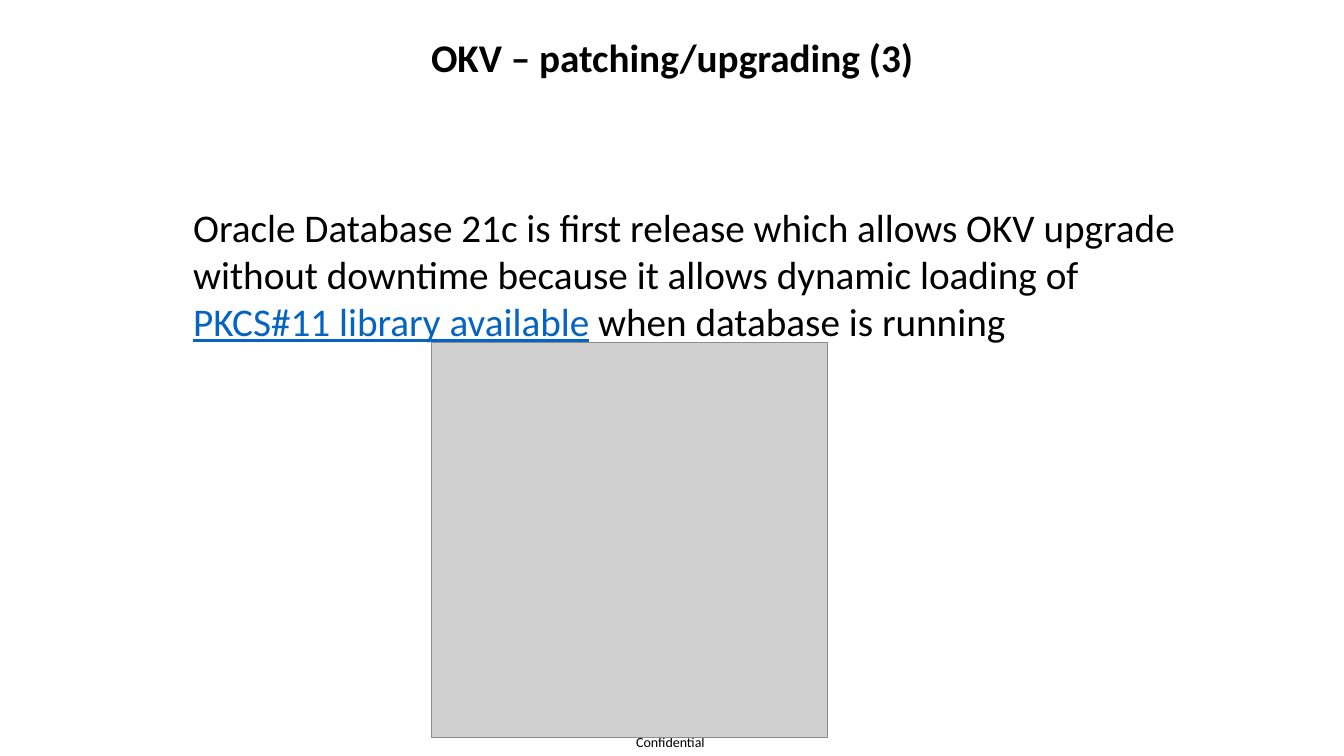
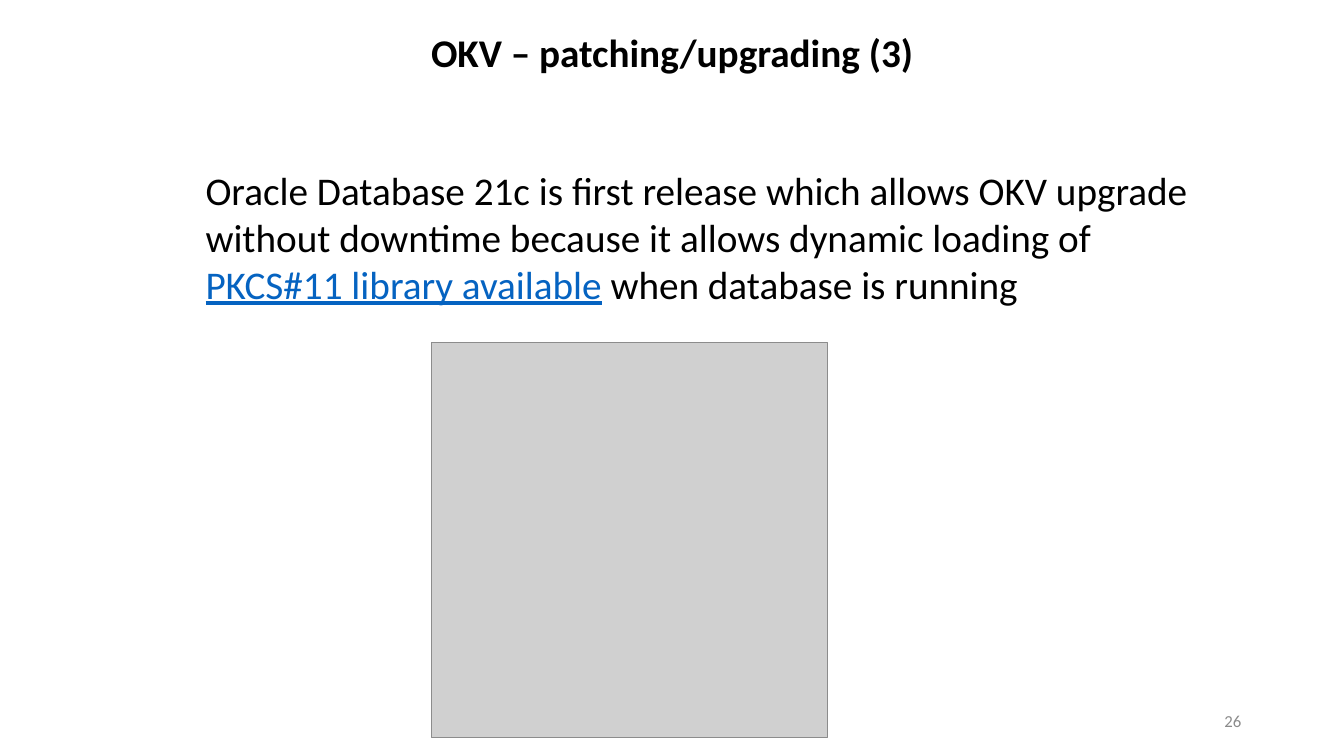
Before and after one commit to zizu1985/DOAG_OKV_EXACC, a slide deck: slide 26 of Oracle_Key_Vault_Overview.pptx. Drawn at 1344x756 pixels with LibreOffice and Linux fonts; fonts in the diff are those of the drawing; grey boxes stand for pictures; background and template pictures are left out. Boxes give left, top, right and bottom in pixels: in the first picture for what was removed or moved away, otherwise in the second. Text is boxed around its words. In the diff, an @@ line names an element or a change of style, - is before the commit and + after.

```diff
--- a/Oracle_Key_Vault_Overview.pptx
+++ b/Oracle_Key_Vault_Overview.pptx
@@ text "OKV – patching/upgrading (3)" at (431, 38, 913, 74): vertical alignment middle to bottom @@
@@ text "Oracle Database 21c is first ...": place and size @@
-text "Oracle Database 21c is first ..." at (193, 214, 1175, 346)
+text "Oracle Database 21c is first ..." at (206, 177, 1187, 306)
@@ page number added at (1224, 716, 1241, 727), 12 pt, text #8C8C8C @@
+26
@@ text removed at (636, 737, 705, 747) @@
-Confidential
```
Also in this commit, not shown: 6 other slides changed.
